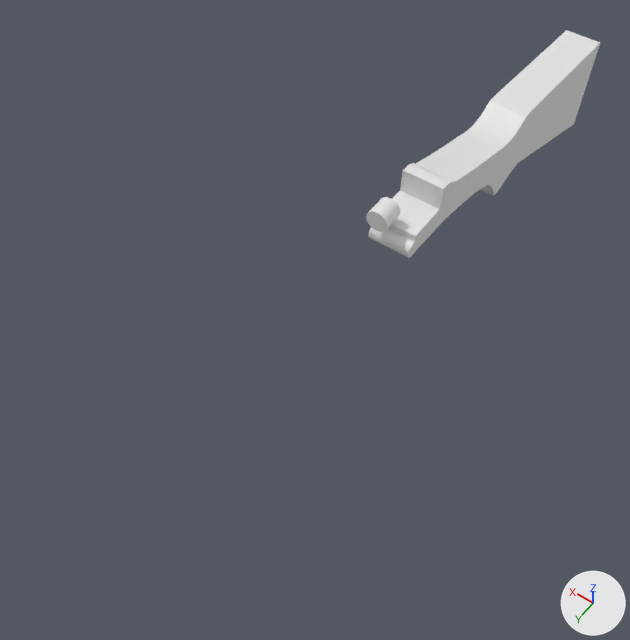
The Blender file doublebarrelshotgun.blend, before and after one commit.
One viewpoint serves both versions: a 50 mm lens placed at (-1.49, 2.76, 7.42), pointed at (0.2, 0.39, 3.7). The axes (+X, +Y, +Z) are drawn at lower right. The lights are the same throughout.
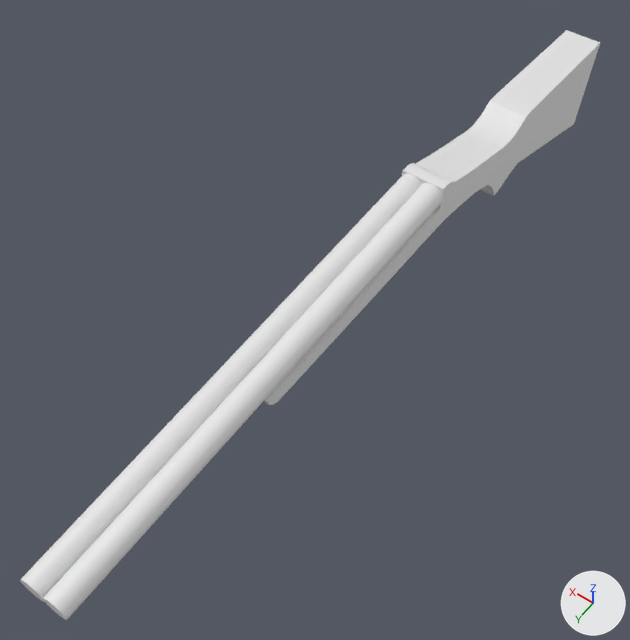
Changed parts and their boxes [x1, y1, x2, y2] in the pictures (630 x 640 px):
'Cylinder.001', added: after [43, 183, 443, 620]
'Cylinder', reshaped (1051% wider, 1092% taller): before [366, 197, 400, 232]; after [20, 174, 422, 602]
'Cube.001', added: after [264, 235, 416, 405]

The change, as a list of edits to the scene's bpy script:
```text
Change me_cylinder:
    used by ob_cylinder; location = (0.059, 0.0, 4.264); rotation_euler = (1.571, 0.0, 0.0), in degrees (90, 0, 0); scale = (0.0628, 0.0628, 0.0628)
    remove me_cylinder.from_pydata(...)  # 64 vertices, 34 faces; spans x -1.0..1.0, y -1.0..1.0, z -1.0..1.0
    add me_cylinder.from_pydata(...)  # 64 vertices, 34 faces; spans x -1.12..1.12, y -1.26..0.98, z -38.08..4.41
    me_cylinder part 1: 64 of 64 vertices moved; they spanned x -1.0..1.0, y -1.0..1.0, z -1.0..1.0 and now span x -1.12..1.12, y -1.26..0.98, z -38.08..4.41; mean shift (0.0, -0.07, -16.84); largest move (0.0, 1.0, -1.0) -> (0.0, 0.95, -38.08)
Add me_cube:
    me_cube.from_pydata(...)  # 76 vertices, 69 faces; spans x 0.0..2.3, y -11.7..12.1, z -1.3..1.4
Add me_cylinder_002:
    me_cylinder_002.from_pydata(...)  # 64 vertices, 34 faces; spans x -1.1..1.1, y -1.3..1.0, z -38.1..4.4
Add ob_cube_001:
    ob_cube_001 = bpy.data.objects.new('Cube.001', me_cube)
    ob_cube_001.location = (0.0, 0.574, 4.127)
    ob_cube_001.scale = (0.0524, 0.0516, 0.0516)
    _m = ob_cube_001.modifiers.new('Mirror', 'MIRROR')
Add ob_cylinder_001:
    ob_cylinder_001 = bpy.data.objects.new('Cylinder.001', me_cylinder_002)
    ob_cylinder_001.location = (-0.059, 0.0, 4.264)
    ob_cylinder_001.rotation_euler = (1.571, 0.0, 0.0)  # degrees (90, 0, 0)
    ob_cylinder_001.scale = (0.0628, 0.0628, 0.0628)
```
